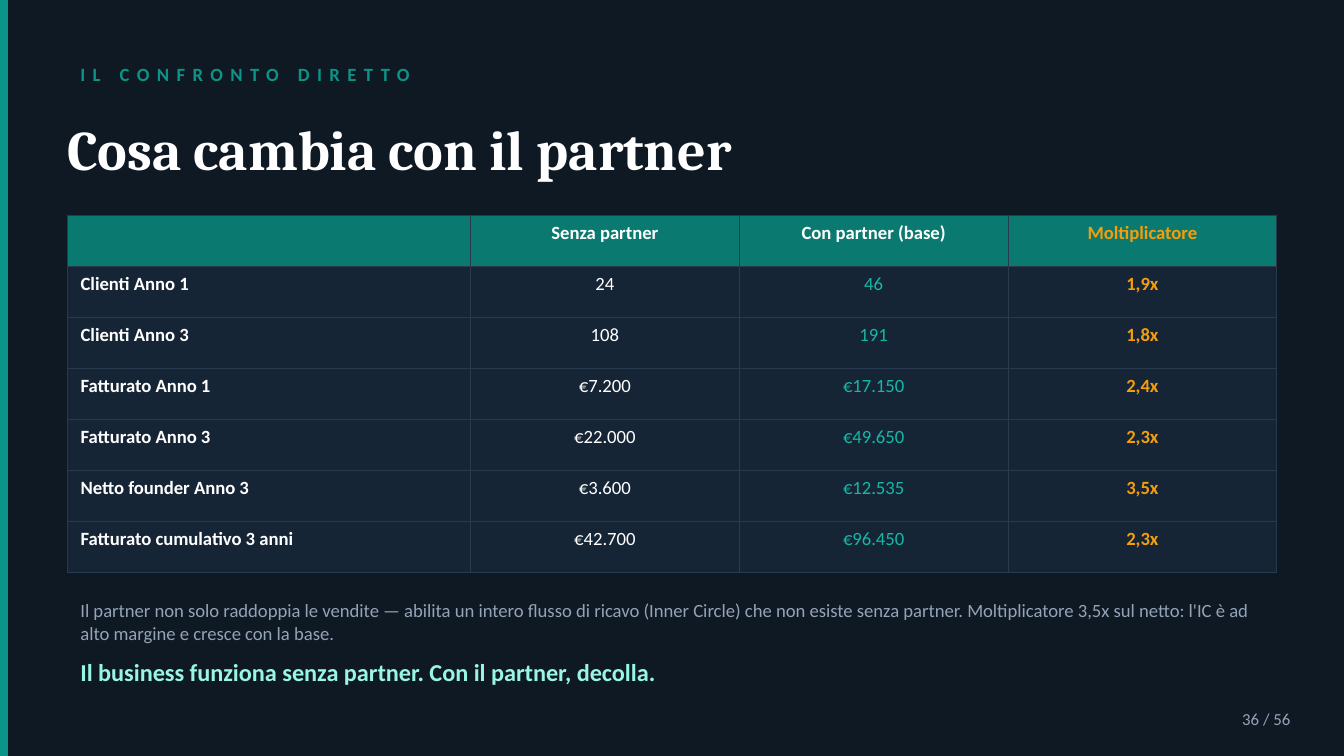
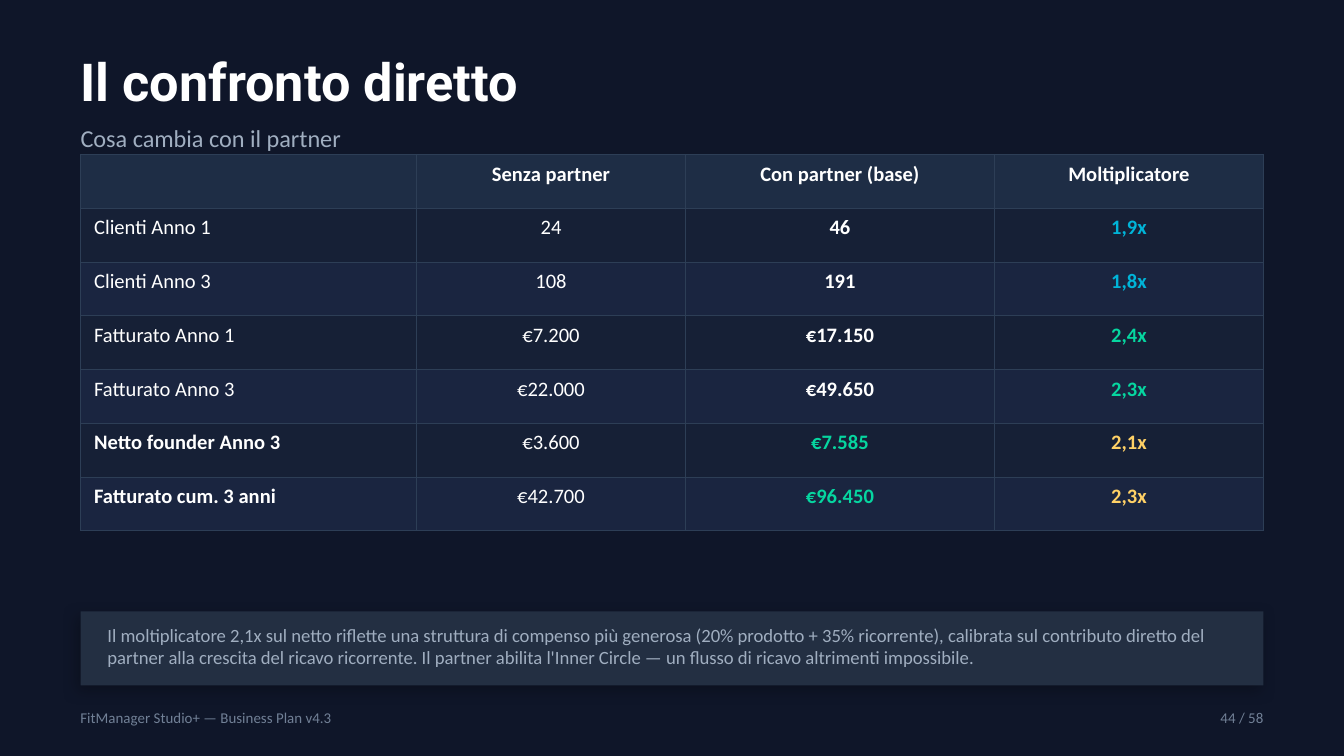
Before and after one commit to gverardo87-lab/FitManager_Studio-, a slide deck: slide 44 of FitManager_Business_Plan_2026.pptx (slide 36 before the commit). Drawn at 1344x756 pixels with LibreOffice and Linux fonts; fonts in the diff are those of the drawing. Boxes give left, top, right and bottom in pixels: in the first picture for what was removed or moved away, otherwise in the second. Text is boxed around its words. In the diff, an @@ line names an element or a change of style, - is before the commit and + after.

```diff
--- a/FitManager_Business_Plan_2026.pptx
+++ b/FitManager_Business_Plan_2026.pptx
@@ background #0F1923 to #0F1629 @@
@@ rectangle removed at box(0, 0, 8, 755) @@
@@ text at box(81, 61, 518, 102): text changed; size 10 to 28 pt; font Calibri to Roboto; text colour #0D9488 to #FFFFFF @@
-IL CONFRONTO DIRETTO
+Il confronto diretto
@@ text "Cosa cambia con il partner": place and size @@
-text "Cosa cambia con il partner" at box(67, 131, 732, 182)
+text "Cosa cambia con il partner" at box(81, 130, 341, 151)
@@ text "Cosa cambia con il partner" at box(81, 130, 341, 151): size 30 to 13 pt, font Cambria to Calibri, text colour #FFFFFF to #A0AEC0, bold off @@
@@ table at box(81, 155, 1263, 510) @@
-row 6, column 3: €12.535
+row 6, column 3: €7.585
-row 6, column 4: 3,5x
+row 6, column 4: 2,1x
-row 7, column 1: Fatturato cumulativo 3 anni
+row 7, column 1: Fatturato cum. 3 anni
@@ fill #0A7A70 to #1E2D45 in row 1 @@
@@ fill #162536 to #162036 in 12 cells @@
@@ fill #162536 to #1A2540 in 12 cells @@
@@ size 10 to 11 pt in "Senza partner", "Con partner (base)", "Moltiplicatore", "Clienti Anno 1" and 20 more places @@
@@ text colour #F59E0B to #FFFFFF in "Moltiplicatore" @@
@@ bold off in "Clienti Anno 1", "Clienti Anno 3", "Fatturato Anno 1", "Fatturato Anno 3" @@
@@ text colour #14B8A6 to #FFFFFF in "46", "191", "€17.150", "€49.650" @@
@@ bold on in "46", "191", "€17.150", "€49.650" and 1 more places @@
@@ text colour #F59E0B to #00B4D8 in "1,9x", "1,8x" @@
@@ text colour #F59E0B to #06D6A0 in "2,4x", "2,3x" @@
@@ text colour #14B8A6 to #06D6A0 in "€96.450" @@
@@ text colour #F59E0B to #FFD166 in "2,3x" @@
@@ borders changed @@
@@ table: place and size @@
-table at box(67, 215, 1277, 573)
+table at box(81, 155, 1263, 510)
@@ text removed at box(80, 603, 1248, 643) @@
-Il partner non solo raddoppia le vendite — abilita un intero flusso di ricavo (Inner Circle) che non esiste senza partner. Moltiplicatore 3,5x sul netto: l'IC è ad alto margine e cresce con la base.
@@ rectangle added at box(81, 612, 1263, 685), fill #232F42 @@
@@ text added at box(107, 628, 1204, 667), 10 pt, text #A0AEC0 @@
+Il moltiplicatore 2,1x sul netto riflette una struttura di compenso più generosa (20% prodotto + 35% ricorrente), calibrata sul contributo diretto del partner alla crescita del ricavo ricorrente. Il partner abilita l'Inner Circle — un flusso di ricavo altrimenti impossibile.
@@ text removed at box(80, 664, 656, 685) @@
-Il business funziona senza partner. Con il partner, decolla.
@@ text added at box(80, 712, 332, 726), 8 pt, text #718096 @@
+FitManager Studio+ — Business Plan v4.3
@@ text added at box(1220, 713, 1263, 723), 8 pt, text #718096 @@
+44 / 58
@@ text removed at box(1242, 713, 1290, 725) @@
-36 / 56
```
Also in this commit, not shown: 31 other slides changed, 26 slides added, 24 slides removed, 3 other files.
